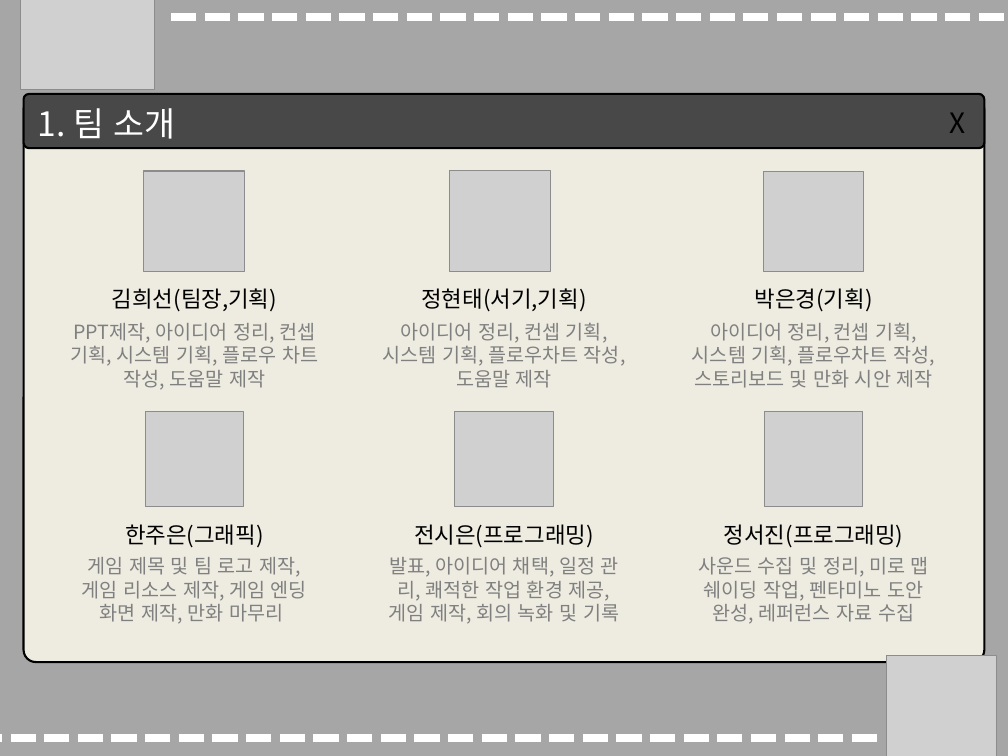
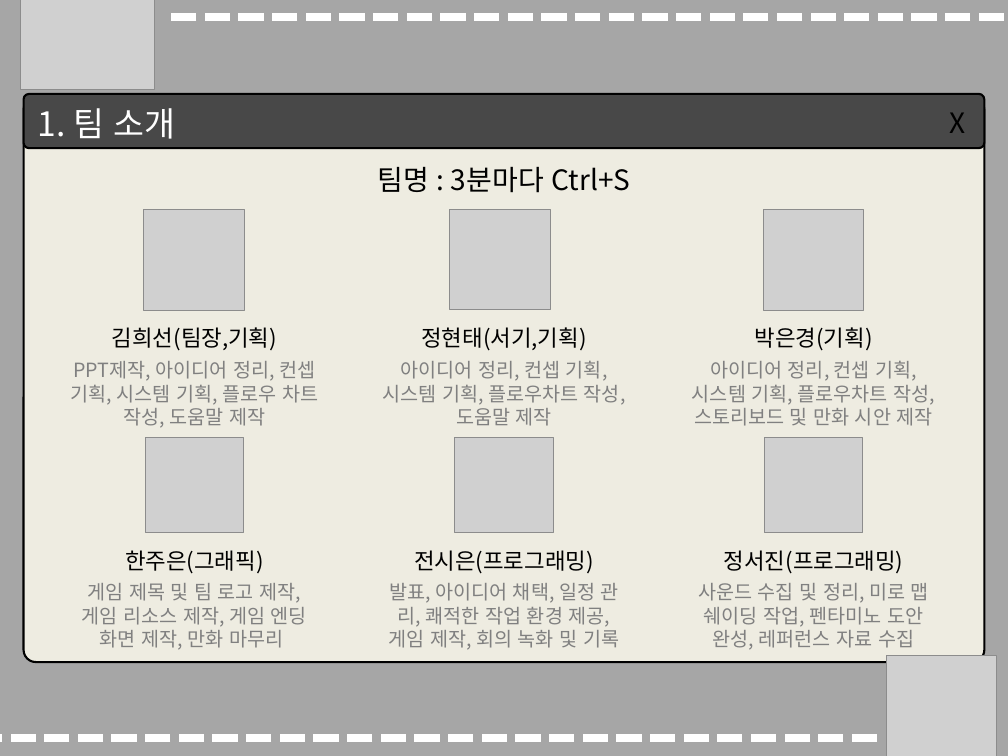
Before and after one commit to 3MinCtrlS/-CK_3MinCtrlS, a slide deck: slide 3 of Documents/발표/Press The Command! 발표 PPT.pptx. Drawn at 1008x756 pixels with LibreOffice and Linux fonts; fonts in the diff are those of the drawing; grey boxes stand for pictures. Boxes give left, top, right and bottom in pixels: in the first picture for what was removed or moved away, otherwise in the second. Text is boxed around its words. In the diff, an @@ line names an element or a change of style, - is before the commit and + after.

Commit message:
[발표] 발표 PPT 중 팀 소개 부분에서 팀명을 빠뜨려서 수정

```diff
--- a/Documents/발표/Press The Command! 발표 PPT.pptx
+++ b/Documents/발표/Press The Command! 발표 PPT.pptx
@@ text added at (377,166,631,193), 20 pt, text #000000 @@
+팀명 : 3분마다 Ctrl+S
@@ 6 texts, 3 pictures: place and size @@
-6 texts, 3 pictures at (71,170,935,390)
+6 texts, 3 pictures at (71,209,935,428)
@@ 6 texts, 3 pictures: place and size @@
-6 texts, 3 pictures at (82,411,929,624)
+6 texts, 3 pictures at (82,437,929,650)
```
